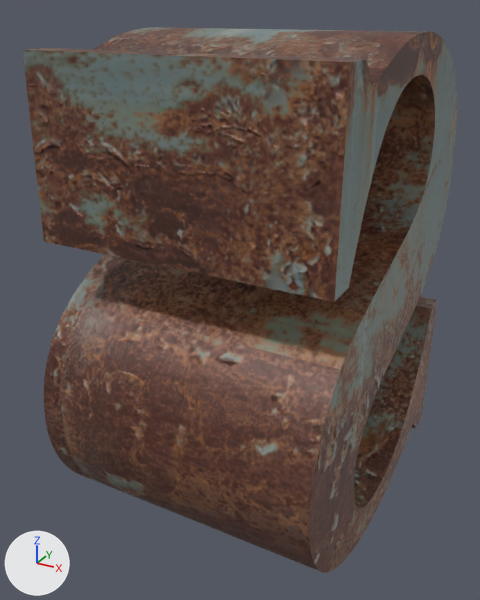
A saved change to the FBX model Assets/models/3D_Title/alphabet/solid_s.fbx.
Rendered twice from a 50 mm camera at (-0.295, -0.805, 3.098) aimed at (-0.869, 0.238, 2.576). Arrows for +X, +Y and +Z are at lower left; the lights stay in place. The older version comes first. Where no turn or scale is listed for an object, it has been applied to the vertices.

Objects in the first picture: 'S'.
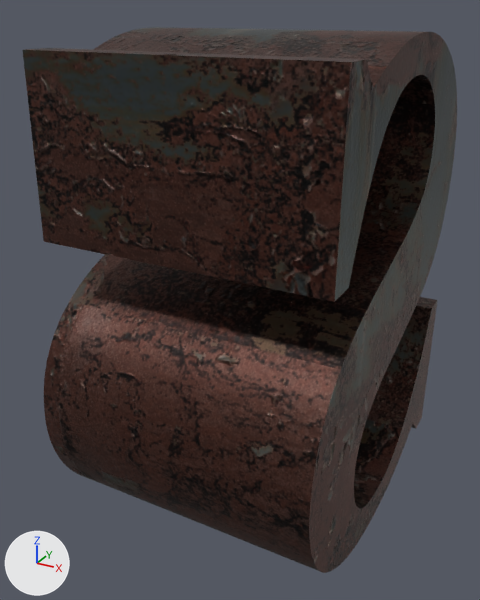
Boxes [x1, y1, x2, y2] around the edits, measured in the pictures (480 x 600 px):
'S', surface changed (darker)
    both: [22, 27, 457, 573]

Edits to the bpy script that builds the scene:
```text
Add img_solid_s_solidalphabets_basemap_png:
    img_solid_s_solidalphabets_basemap_png = load_image('solid_s_solidAlphabetS_BaseMap.png', 'solid_s_solidAlphabetS_BaseMap.png', 1024, 1024, 'Non-Color')
Add img_solid_s_solidalphabets_emissive_png:
    img_solid_s_solidalphabets_emissive_png = load_image('solid_s_solidAlphabetS_Emissive.png', 'solid_s_solidAlphabetS_Emissive.png', 1024, 1024, 'sRGB')
Change mat_solidalphabets:
    where n2 = _N.new('ShaderNodeTexImage'); n2.name = 'Image Texture'
    n2.image: img_solid_s_solidalphabets_albedotransparency_png -> img_solid_s_solidalphabets_emissive_png
    where n3 = _N.new('ShaderNodeTexImage'); n3.name = 'Image Texture.001'
    n3.image: img_solid_s_solidalphabets_metallicsmoothness_png -> img_solid_s_solidalphabets_basemap_png
    where n4 = _N.new('ShaderNodeTexImage'); n4.name = 'Image Texture.002'
    remove n5 = _N.new('ShaderNodeTexImage'); n5.name = 'Image Texture.003'
    remove n5.image = img_solid_s_solidalphabets_normal_png
    n4.image: img_solid_s_solidalphabets_emission_png -> img_solid_s_solidalphabets_normal_png
    where n0 = _N.new('ShaderNodeBsdfPrincipled'); n0.name = 'Principled BSDF'
    where n6 = _N.new('ShaderNodeNormalMap'); n6.name = 'Normal Map'
    remove _L.new(n4.outputs[0], n0.inputs[27])  # 'Color' to 'Emission Color'
    remove _L.new(n5.outputs[0], n6.inputs[1])  # 'Color' to 'Color'
    add _L.new(n4.outputs[0], n6.inputs[1])  # 'Color' to 'Color'
```
